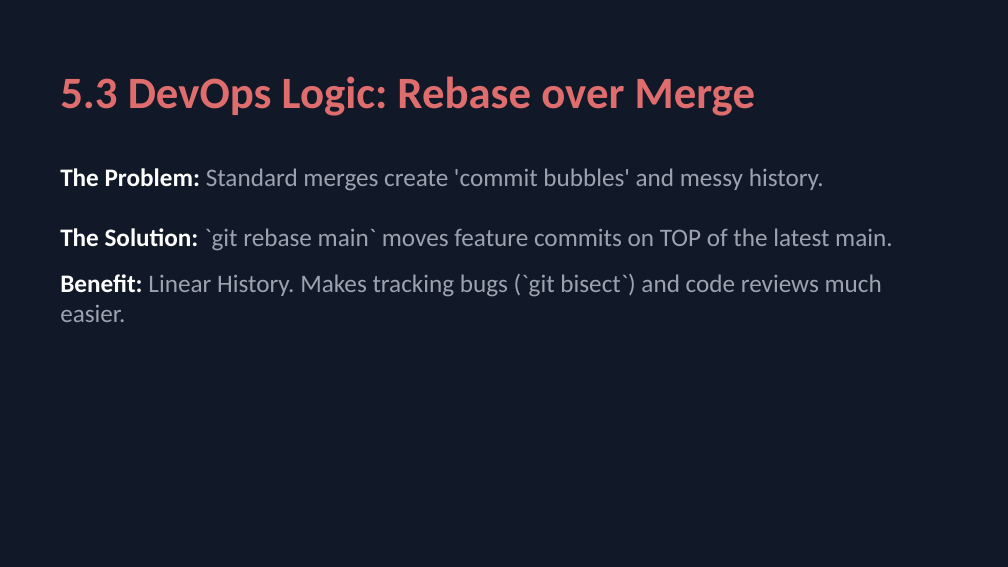
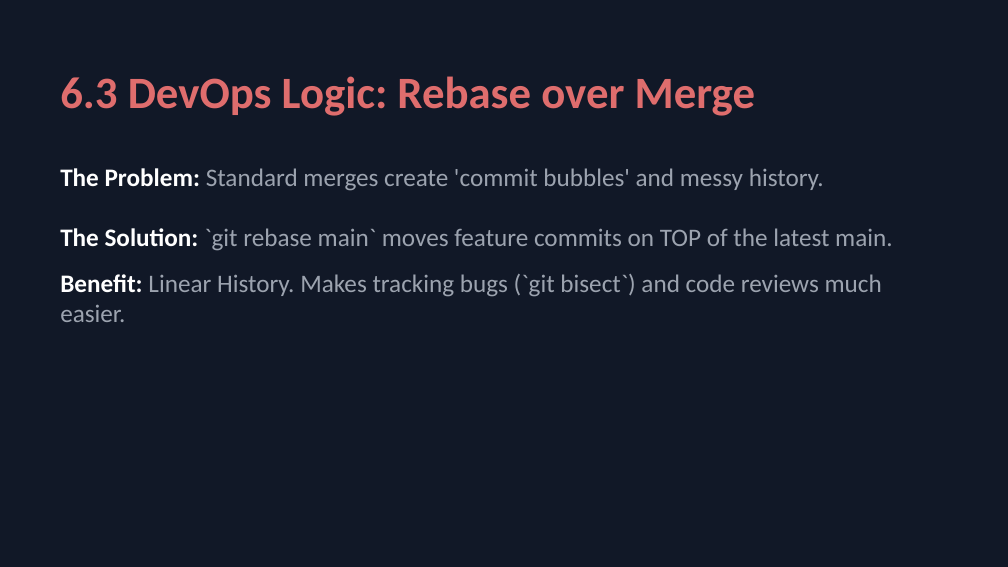
Before and after one commit to AyushAgrawal2004/CircleUp, a slide deck: slide 9 of CircleUp_Presentation.pptx (slide 8 before the commit). Drawn at 1008x567 pixels with LibreOffice and Linux fonts; fonts in the diff are those of the drawing. Boxes give left, top, right and bottom in pixels: in the first picture for what was removed or moved away, otherwise in the second. Text is boxed around its words. In the diff, an @@ line names an element or a change of style, - is before the commit and + after.

```diff
--- a/CircleUp_Presentation.pptx
+++ b/CircleUp_Presentation.pptx
@@ text at [60, 76, 755, 116]: text changed @@
-5.3 DevOps Logic: Rebase over Merge
+6.3 DevOps Logic: Rebase over Merge
```
Also in this commit, not shown: 9 other slides changed, 1 slide added, 3 other files.
